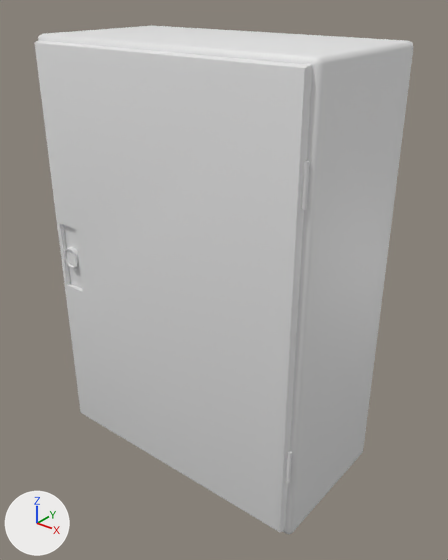
The FBX model Assets/ART/Meshes/SM_Switchboard.fbx as it was, and as the next commit left it.
The view is the same before and after, from a camera (50 mm lens) standing at (0.565, -0.68, 0.734) and looking at (0.021, 0.0, 0.313). The lights are fixed; the arrows at lower left show +X, +Y and +Z. The picture after the commit comes second. Where no turn or scale is listed for an object, it has been applied to the vertices. Vertices at exactly the same position are counted once.

Objects in the first picture: 'SM_Switchboard', 'SM_Switchboard_Door'.
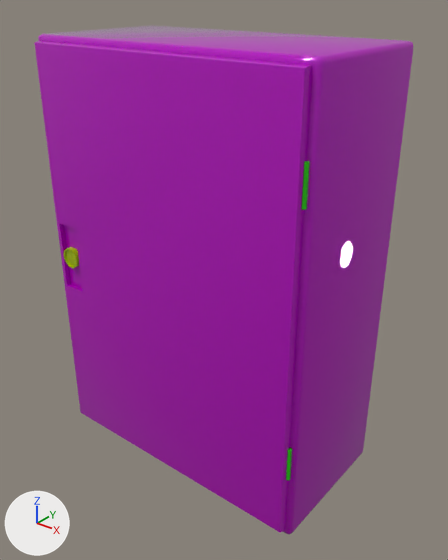
Location of each change, [x1, y1, x2, y2] in pixels of the pictures (448 x 560 px; the box of a moved part takes in the faces that stretch with it):
part 1 of me_mesh, moved or reshaped: before [286, 450, 292, 483]; after [286, 448, 292, 481]
part 2 of me_mesh, recoloured (white to green): [301, 161, 310, 210] in both
part 3 of me_mesh, recoloured (darker): [38, 26, 413, 534] in both
part 4 of me_mesh_001, recoloured (darker): [63, 247, 79, 268] in both
part 5 of me_mesh_001, recoloured (darker): [35, 40, 312, 532] in both

Edits to the bpy script that builds the scene:
```text
Add mat_m_plastic_03:
    mat_m_plastic_03 = principled_material('M_Plastic_03')
    mat_m_plastic_03.base_color = (0.46, 0.0, 0.5)  # pink #b500bc
    mat_m_plastic_03.roughness = 0.0
Add mat_m_metal_01:
    mat_m_metal_01 = principled_material('M_Metal_01')
    mat_m_metal_01.base_color = (0.374, 0.5, 0.0)  # yellow #a5bc00
    mat_m_metal_01.roughness = 0.0
Add mat_m_metal_02:
    mat_m_metal_02 = principled_material('M_Metal_02')
    mat_m_metal_02.base_color = (0.019, 0.5, 0.0)  # green #26bc00
    mat_m_metal_02.roughness = 0.0
Change me_mesh:
    used by ob_sm_switchboard; location = (0.0, 0.0, 0.0)
    remove me_mesh.from_pydata(...)  # 92 vertices, 90 faces; spans x -0.233..0.233, y -0.116..0.116, z 0.0..0.664
    add me_mesh.from_pydata(...)  # 380 vertices, 390 faces; spans x -0.233..0.233, y -0.116..0.116, z 0.0..0.664
    me_mesh part 1: the loose piece of 14 vertices spanning x 0.222..0.228, y -0.116..-0.109, z 0.106..0.159 is moved by (0.0, 0.0, 0.005), in mat_m_metal_02 (green #26bc00)
    me_mesh part 2: 18 faces spanning x 0.222..0.228, y -0.116..-0.109, z 0.505..0.558 switch from no material to mat_m_metal_02 (green #26bc00)
    me_mesh part 3: 54 faces spanning x -0.233..0.233, y -0.11..0.116, z 0.0..0.664 switch from no material to mat_m_plastic_03 (pink #b500bc)
    other edits to the shape of me_mesh do not show in these pictures
Change me_mesh_001:
    where me_mesh_001.from_pydata(...)  # 82 vertices, 75 faces; spans x -0.446..0.0, y -0.015..0.0, z -0.322..0.322
    used by ob_sm_switchboard_door; location = (0.223, -0.11, 0.334)
    me_mesh_001 part 4: all 45 faces centred in x -0.431..-0.4, y -0.015..-0.011, z -0.016..0.016 switch from no material to mat_m_metal_01 (yellow #a5bc00)
    me_mesh_001 part 5: 30 of the faces centred in x -0.446..0.0, y -0.013..0.0, z -0.322..0.322 switch from no material to mat_m_plastic_03 (pink #b500bc)
```
